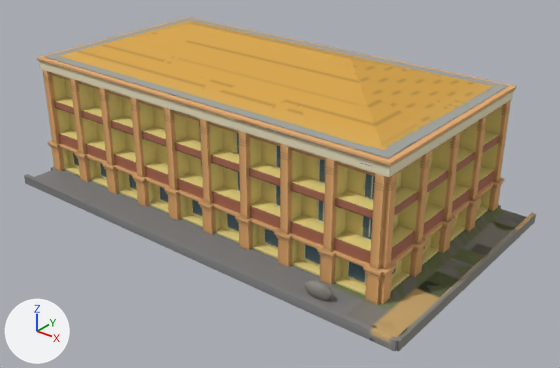
A saved change to the glTF model priv/models/khach_san_grand_canh_nam.mid.glb.
Both versions are drawn from a camera (50 mm lens) standing at (25.3, -43.8, 34.3) and looking at (-15.7, 7.4, 2.5). Lighting does not change. The marker at lower left points along +X, +Y and +Z. The first picture is the older version. Vertices at exactly the same position are counted once.

In view in the first picture: 'khach_san_grand_canh_nam'.
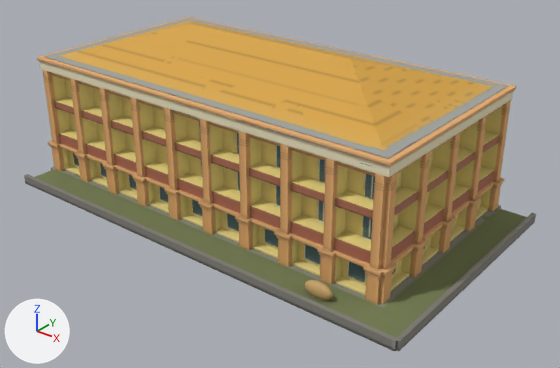
Commit message: build(catalog): the Grand Hotel with its new ground

What differs and where, as boxes [x1, y1, x2, y2] in the pictures (560 x 368 px; the box of a moved part takes in the faces that stretch with it):
part 1 of me_khach_san_grand_canh_nam, moved or reshaped: [24, 167, 536, 351] in both
part 2 of me_khach_san_grand_canh_nam, surface changed: before [305, 207, 500, 299]; after [305, 205, 501, 318]

Patch to the scene script:
```diff
--- a/priv/models/khach_san_grand_canh_nam.mid.glb.py
+++ b/priv/models/khach_san_grand_canh_nam.mid.glb.py
@@ me_khach_san_grand_canh_nam @@
 # used by ob_khach_san_grand_canh_nam; location = (0.0, 0.0, 0.0)
-me_khach_san_grand_canh_nam.from_pydata(...)  # 4332 vertices, 8664 faces; spans x -40.3..4.2, y -4.2..20.9, z -0.3..14.9
+me_khach_san_grand_canh_nam.from_pydata(...)  # 4332 vertices, 8664 faces; spans x -40.3..4.2, y -4.2..20.9, z -1.0..14.9
+# me_khach_san_grand_canh_nam part 1: 243 of 4332 vertices moved; they spanned x -40.3..4.2, y -4.2..20.9, z -0.3..1.3 and now span x -40.3..4.2, y -4.2..20.9, z -1.0..1.3; mean shift (-0.2, -0.3, 0.0); largest move (-24.1, -3.8, 0.0) -> (-40.3, 20.9, -1.0)
+# me_khach_san_grand_canh_nam part 2: 144 kept faces spanning x -29.1..4.2, y -4.2..20.9, z -0.3..1.3 get new texture (UV) coordinates
 me_khach_san_grand_canh_nam.materials.append(mat_part_01)
```
